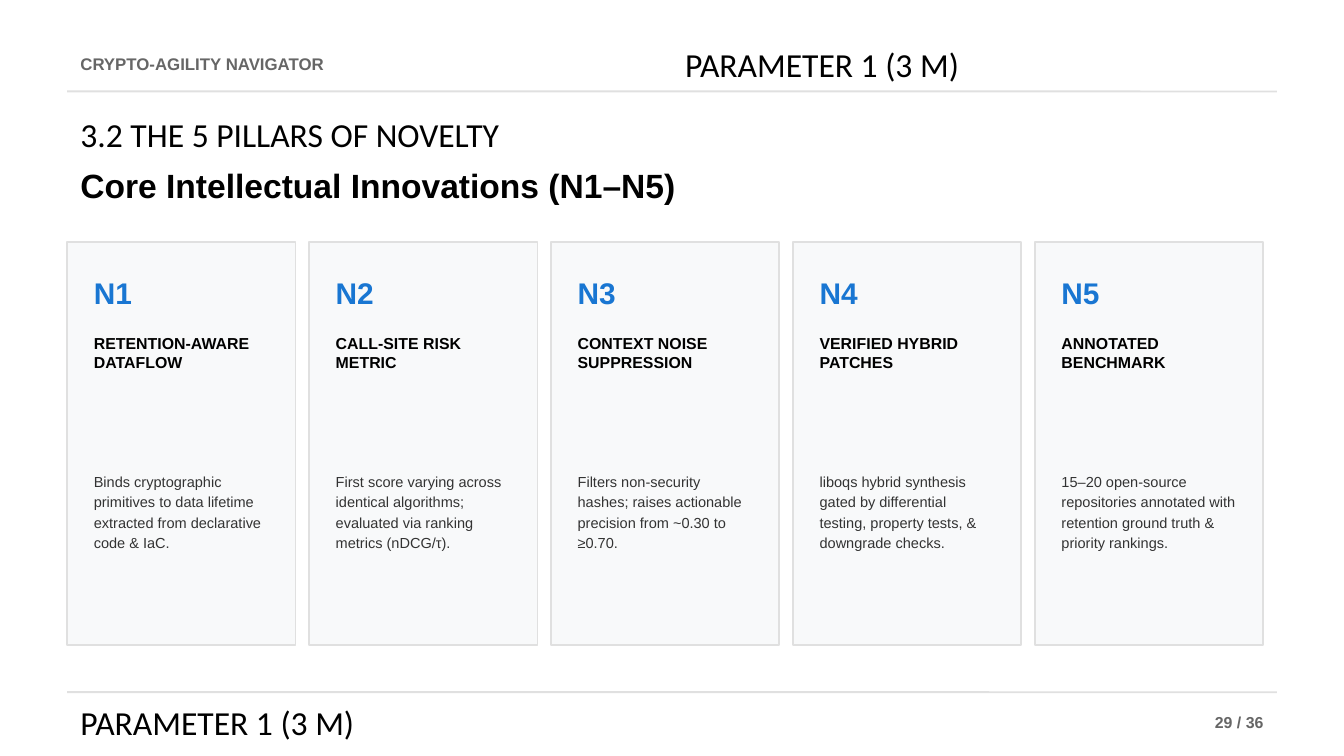
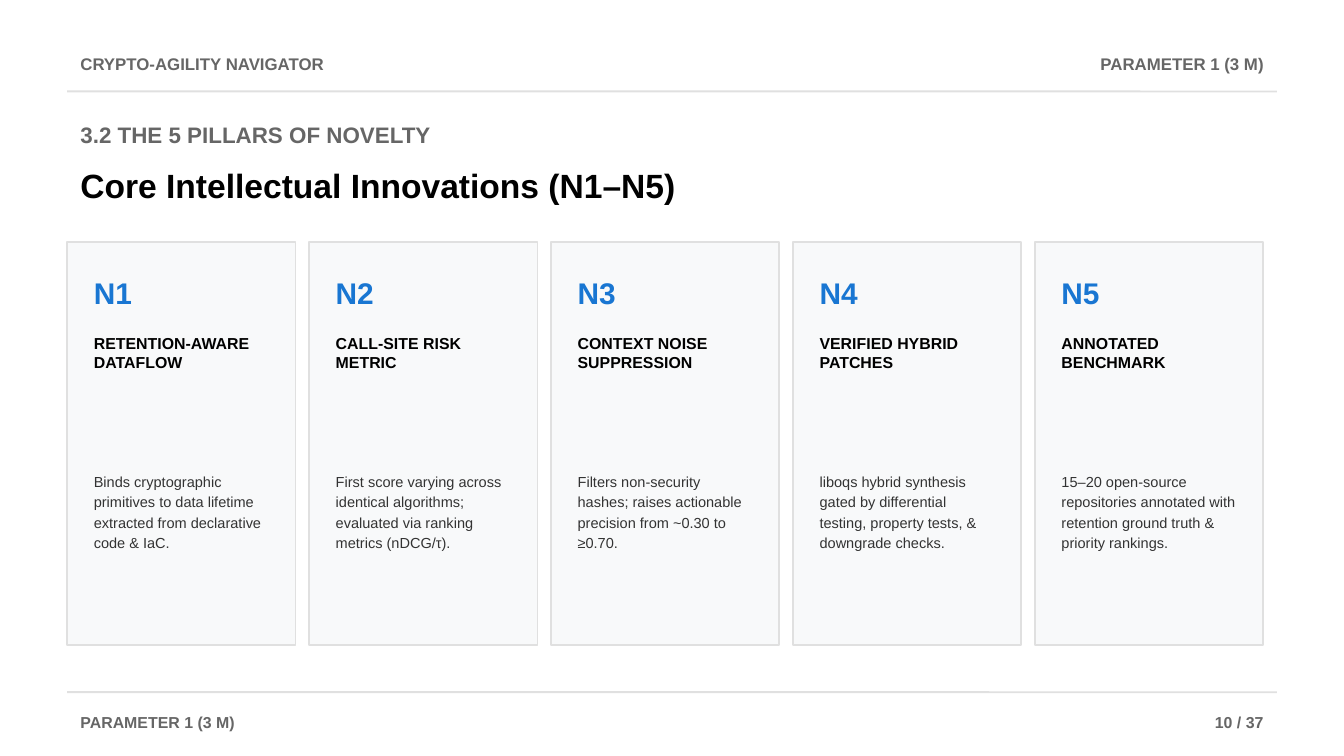
Before and after one commit to AviDhandhania/IDP-Project, a slide deck: slide 10 of docs/presentations/Crypto-Agility_Navigator_Review2.pptx. Drawn at 1344x756 pixels with LibreOffice and Linux fonts; fonts in the diff are those of the drawing. Boxes give left, top, right and bottom in pixels: in the first picture for what was removed or moved away, otherwise in the second. Text is boxed around its words. In the diff, an @@ line names an element or a change of style, - is before the commit and + after.

```diff
--- a/docs/presentations/Crypto-Agility_Navigator_Review2.pptx
+++ b/docs/presentations/Crypto-Agility_Navigator_Review2.pptx
@@ text "PARAMETER 1 (3 M)" at box(1100, 58, 1264, 74): size 18 to 9 pt, font Calibri to Arial, text colour #000000 to #666666, bold on; alignment left to right @@
@@ text "3.2 THE 5 PILLARS OF ..." at box(80, 127, 430, 143): size 18 to 12 pt, font Calibri to Arial, text colour #000000 to #666666, bold on @@
@@ text "PARAMETER 1 (3 M)" at box(80, 716, 235, 732): size 18 to 8.5 pt, font Calibri to Arial, text colour #000000 to #666666, bold on @@
@@ text at box(1215, 717, 1264, 728): text changed @@
-29 / 36
+10 / 37
```
Also in this commit, not shown: 37 other slides changed, 1 other file.
